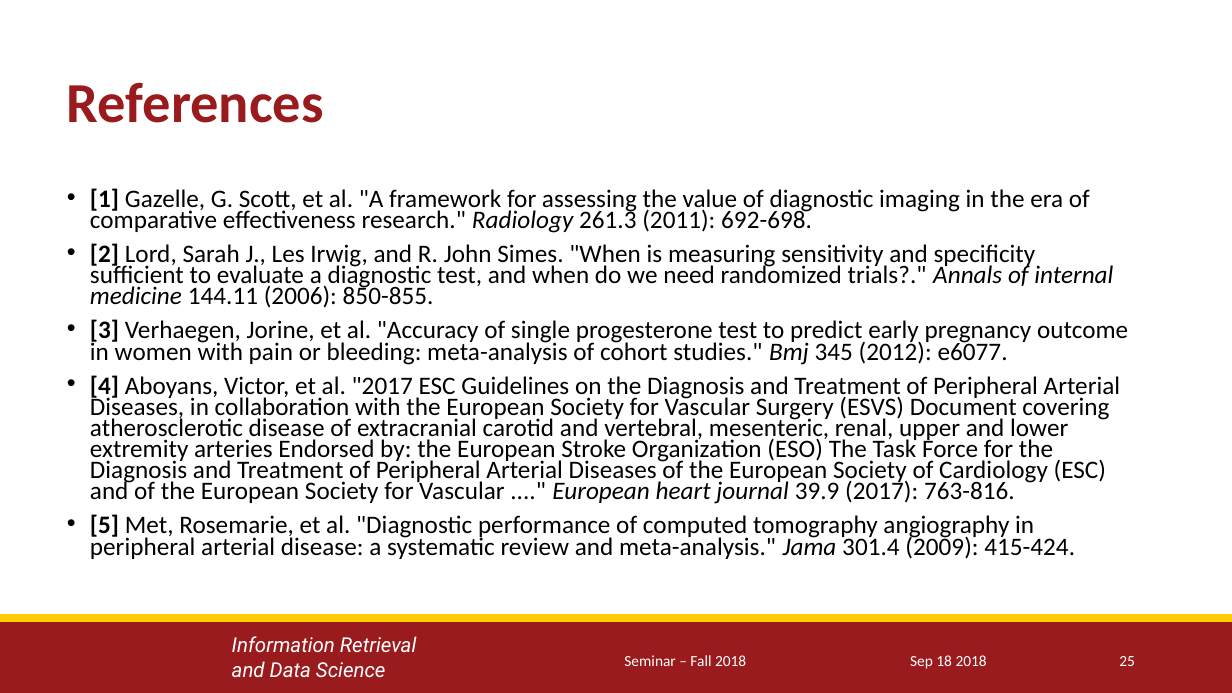
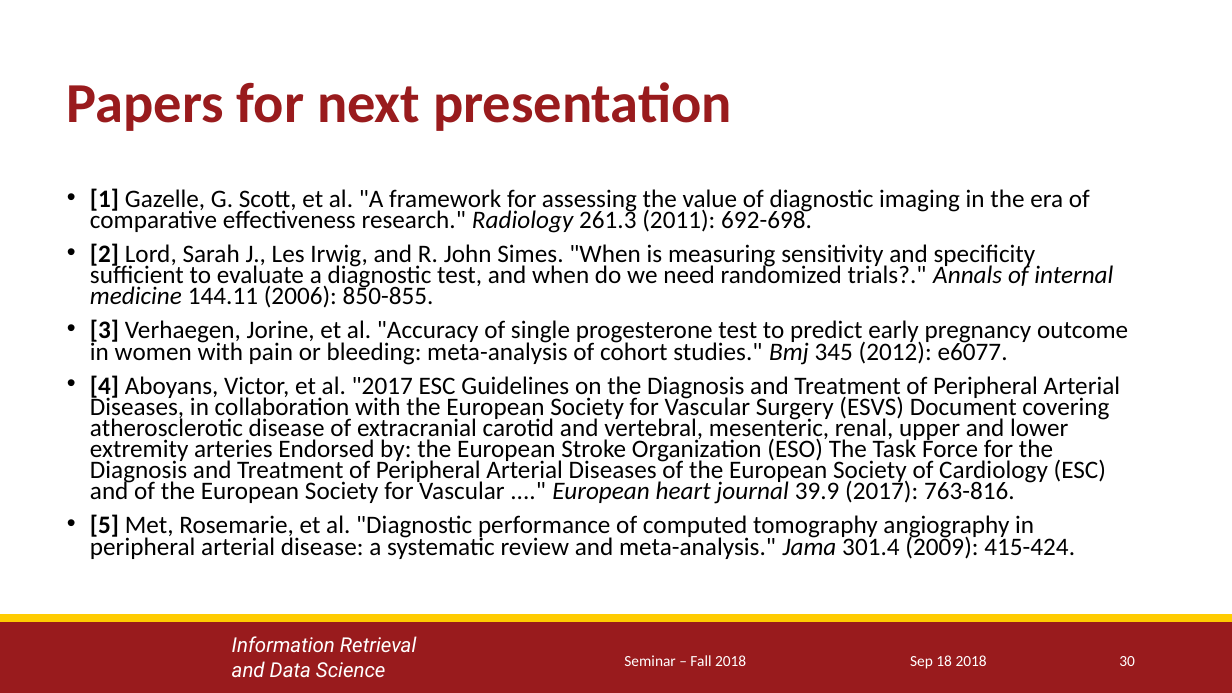
Before and after one commit to yuesOctober/survey, a slide deck: slide 30 of Presentation_1.pptx (slide 25 before the commit). Drawn at 1232x693 pixels with LibreOffice and Linux fonts; fonts in the diff are those of the drawing; background and template pictures are left out. Boxes give left, top, right and bottom in pixels: in the first picture for what was removed or moved away, otherwise in the second. Text is boxed around its words. In the diff, an @@ line names an element or a change of style, - is before the commit and + after.

```diff
--- a/Presentation_1.pptx
+++ b/Presentation_1.pptx
@@ title at <box>67,82,732,131</box>: text changed @@
-References
+Papers for next presentation
@@ page number at <box>1119,656,1135,666</box>: text changed @@
-25
+30
```
Also in this commit, not shown: 2 other slides changed, 5 slides added.
